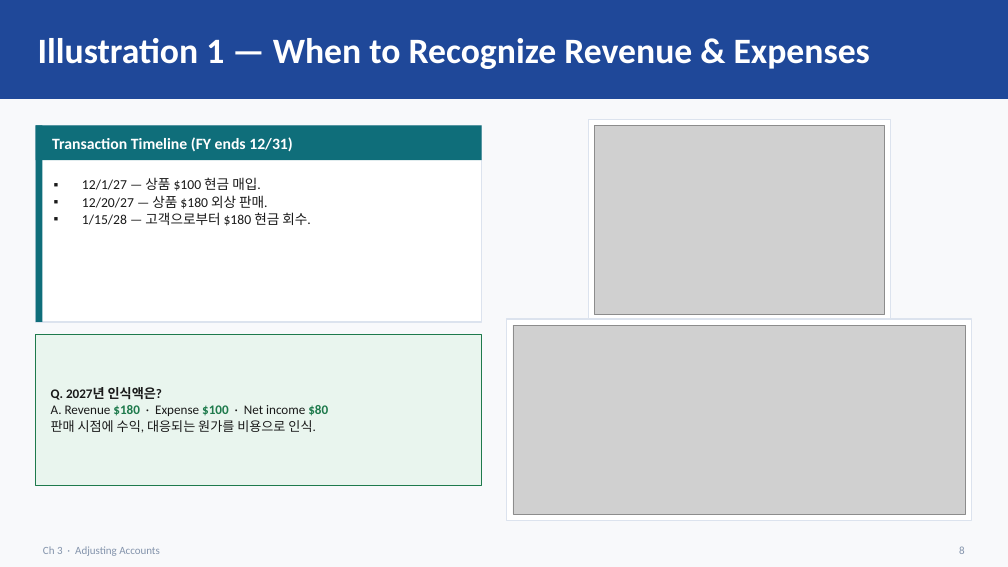
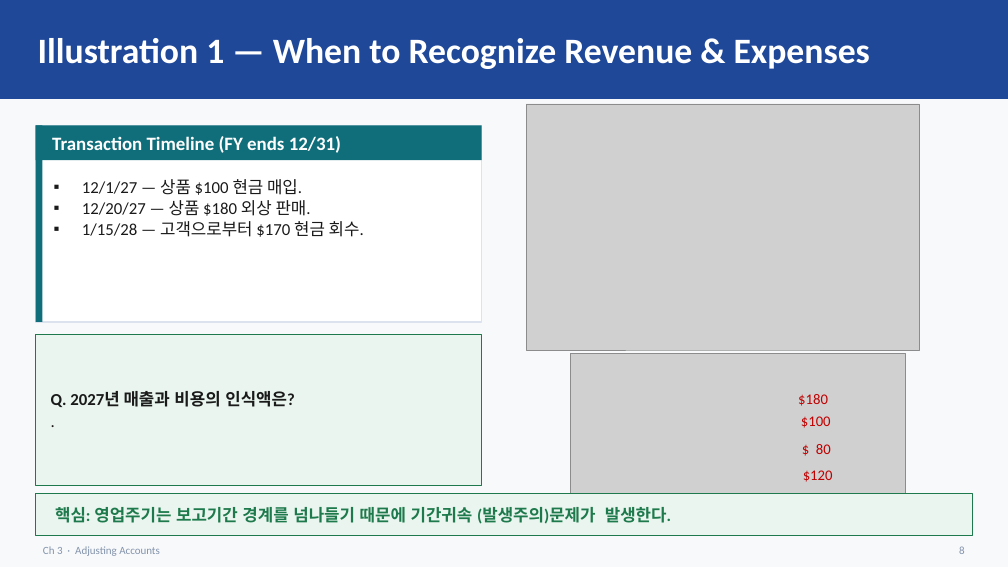
Before and after one commit to keejae/financial-accounting, a slide deck: slide 8 of files/week2/korean/Wk2_L5_slides.pptx. Drawn at 1008x567 pixels with LibreOffice and Linux fonts; fonts in the diff are those of the drawing; grey boxes stand for pictures. Boxes give left, top, right and bottom in pixels: in the first picture for what was removed or moved away, otherwise in the second. Text is boxed around its words. In the diff, an @@ line names an element or a change of style, - is before the commit and + after.

```diff
--- a/files/week2/korean/Wk2_L5_slides.pptx
+++ b/files/week2/korean/Wk2_L5_slides.pptx
@@ picture: place and size @@
-picture at bbox=[594, 126, 885, 315]
+picture at bbox=[526, 104, 920, 350]
@@ rectangle removed at bbox=[588, 119, 891, 321] @@
@@ text "Transaction Timeline (FY ends 12/31)" at bbox=[52, 136, 341, 153]: size 15 to 18 pt @@
@@ text at bbox=[82, 179, 311, 216]: size 13 to 16 pt in "12/1/27 — 상품 $100 현금 매입.", "12/20/27 — 상품 $180 외상 판매." @@
@@ text at bbox=[82, 221, 364, 237]: text changed; size 13 to 16 pt @@
-▪ 1/15/28 — 고객으로부터 $180 현금 회수.
+▪ 1/15/28 — 고객으로부터 $170 현금 회수.
@@ rectangle removed at bbox=[507, 319, 972, 520] @@
@@ picture: place and size @@
-picture at bbox=[513, 325, 966, 514]
+picture at bbox=[571, 354, 905, 494]
@@ text at bbox=[51, 391, 294, 407]: text changed; size 12.5 to 16 pt; bold on @@
-Q. 2027년 인식액은?
-A. Revenue $180 · Expense $100 · Net income $80
-판매 시점에 수익, 대응되는 원가를 비용으로 인식.
+Q. 2027년 매출과 비용의 인식액은?
+.
@@ text added at bbox=[798, 394, 828, 406], 14 pt, text #C00000 @@
+$180
@@ text added at bbox=[801, 416, 831, 428], 14 pt, text #C00000 @@
+$100
@@ text added at bbox=[816, 444, 831, 454], 14 pt, text #C00000 @@
+$ 80
@@ text added at bbox=[803, 470, 833, 482], 14 pt, text #C00000 @@
+$120
@@ rectangle added at bbox=[36, 494, 972, 536], fill #E9F5EE, outline #1E7A4C 1 pt @@
@@ text added at bbox=[55, 507, 671, 523], 16 pt, text #1E7A4C, bold @@
+핵심: 영업주기는 보고기간 경계를 넘나들기 때문에 기간귀속 (발생주의)문제가 발생한다.
```
Also in this commit, not shown: 30 other slides changed, 7 slides added, 9 slides removed, 11 other files.
